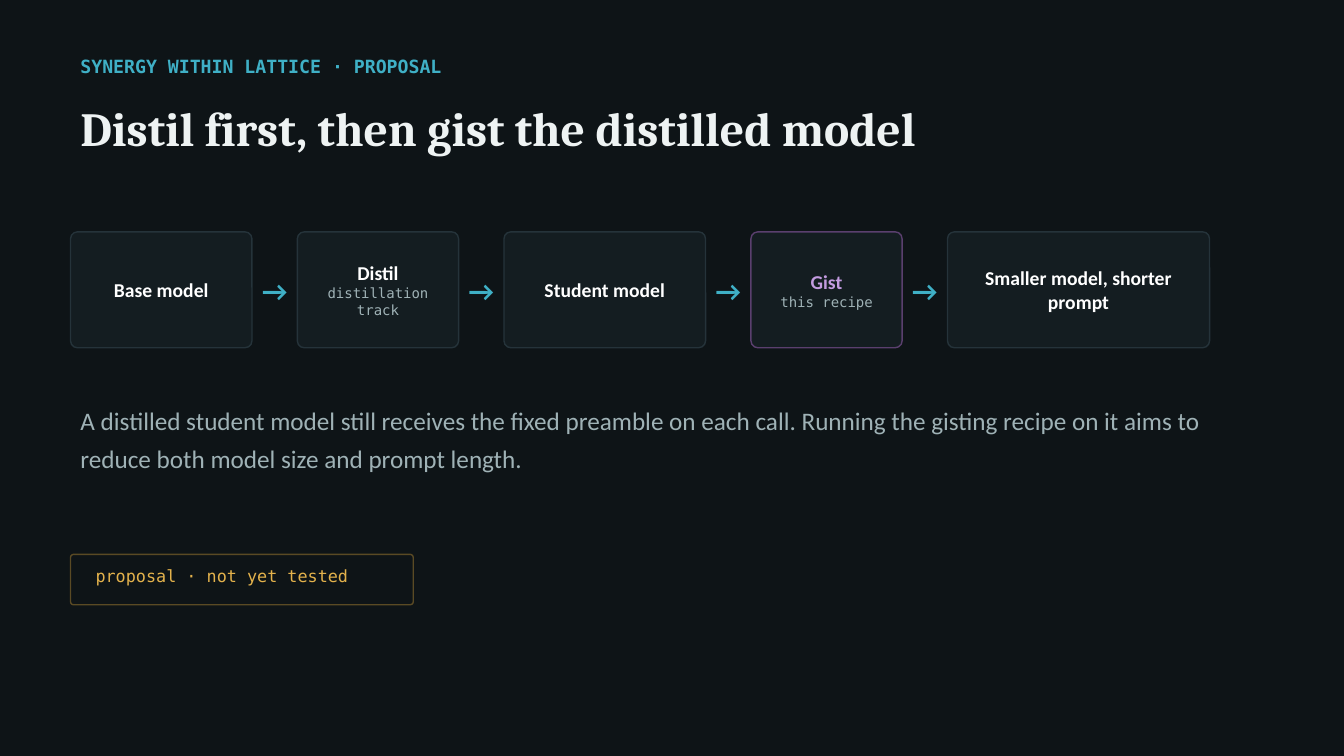
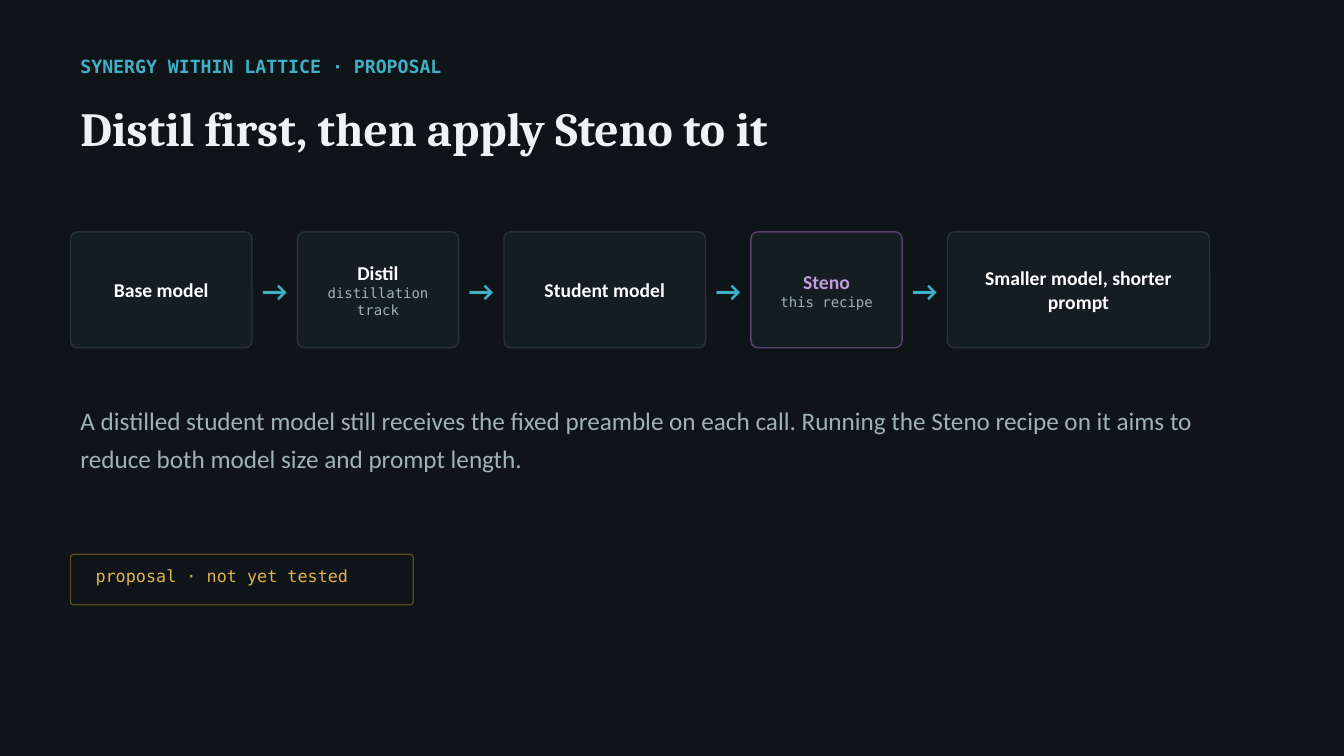
Before and after one commit to arunmenon/gisting-coding-agent, a slide deck: slide 7 of Gisting-CTO-deck.pptx. Drawn at 1344x756 pixels with LibreOffice and Linux fonts; fonts in the diff are those of the drawing. Boxes give left, top, right and bottom in pixels: in the first picture for what was removed or moved away, otherwise in the second. Text is boxed around its words. In the diff, an @@ line names an element or a change of style, - is before the commit and + after.

```diff
--- a/Gisting-CTO-deck.pptx
+++ b/Gisting-CTO-deck.pptx
@@ text at [80,112,768,156]: text changed @@
-Distil first, then gist the distilled model
+Distil first, then apply Steno to it
@@ text at [803,276,850,289]: text changed @@
-Gist
+Steno
@@ text at [80,412,1191,473]: text changed @@
-A distilled student model still receives the fixed preamble on each call. Running the gisting recipe on it aims to reduce both model size and prompt length.
+A distilled student model still receives the fixed preamble on each call. Running the Steno recipe on it aims to reduce both model size and prompt length.
```
Also in this commit, not shown: 10 other slides changed, 4 other files.
